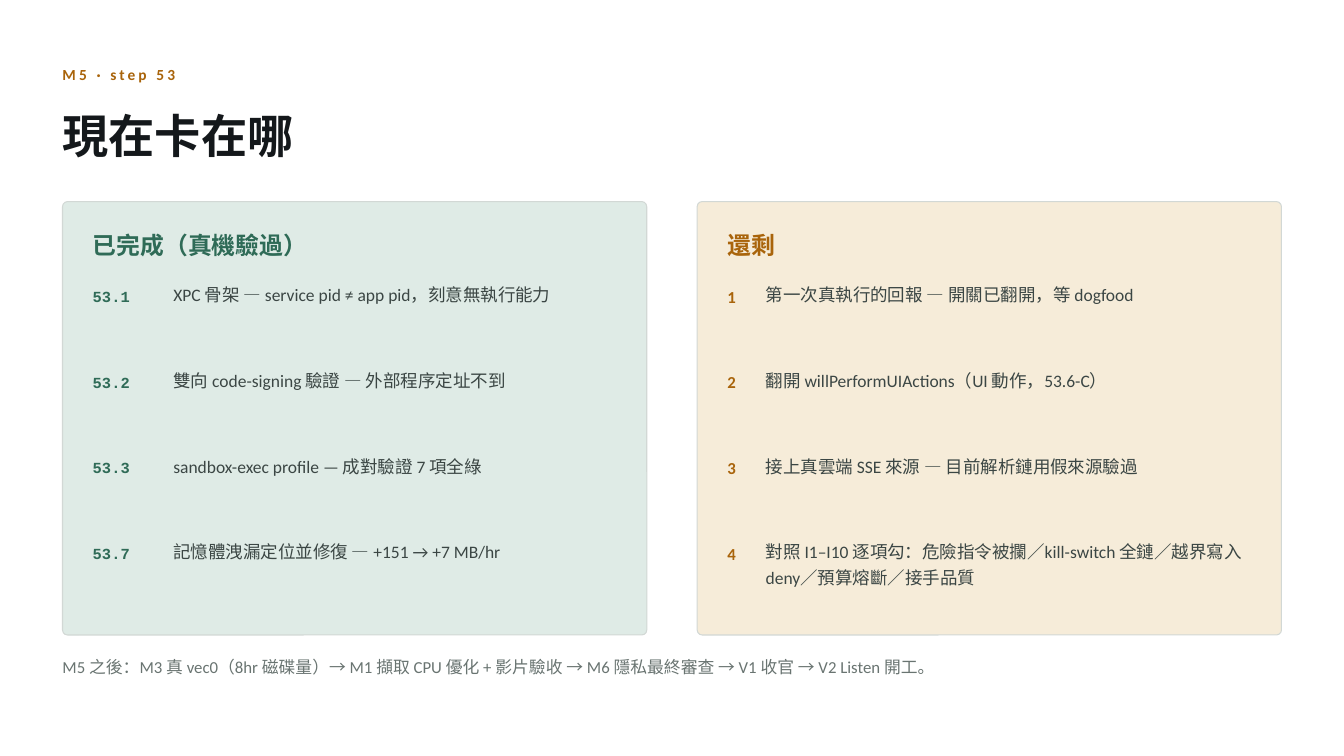
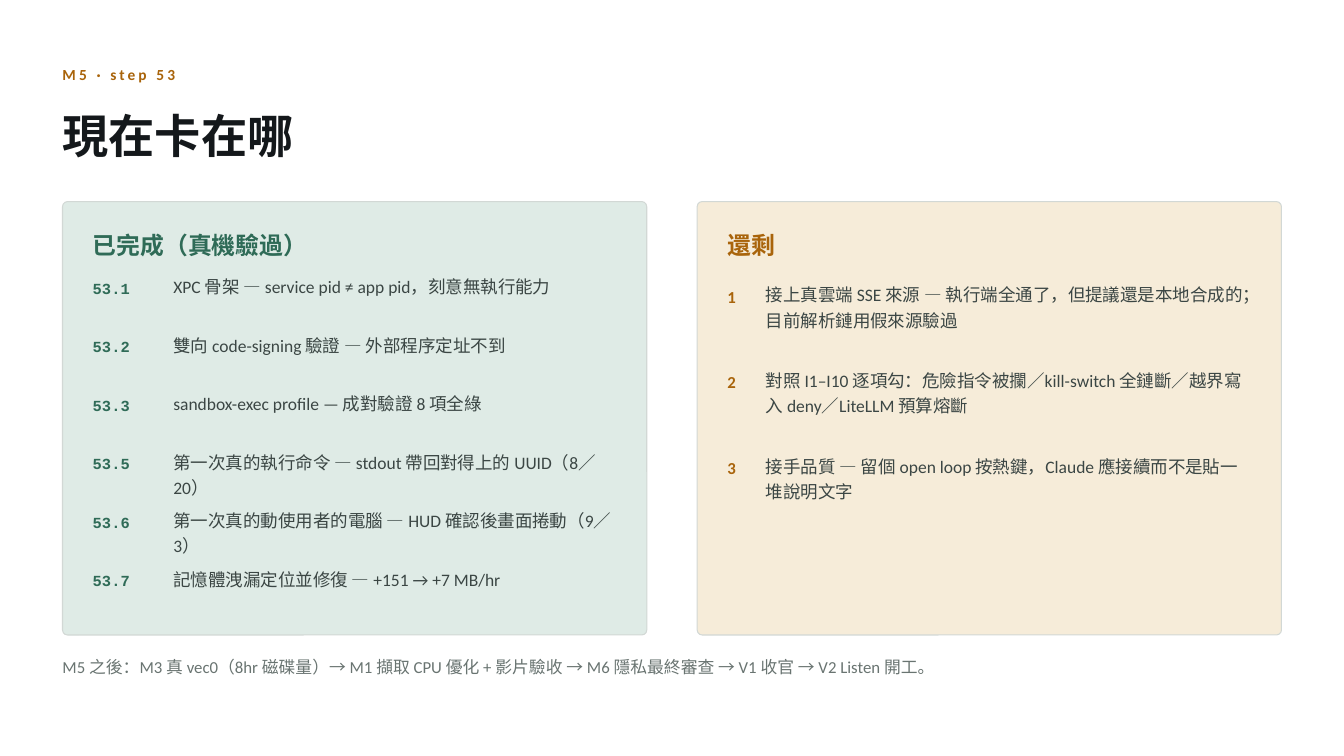
Before and after one commit to pcpcchen-coder/CoPartner, a slide deck: slide 18 of docs/assets/deck/CoPartner-進度全景.pptx. Drawn at 1344x756 pixels with LibreOffice and Linux fonts; fonts in the diff are those of the drawing. Boxes give left, top, right and bottom in pixels: in the first picture for what was removed or moved away, otherwise in the second. Text is boxed around its words. In the diff, an @@ line names an element or a change of style, - is before the commit and + after.

```diff
--- a/docs/assets/deck/CoPartner-進度全景.pptx
+++ b/docs/assets/deck/CoPartner-進度全景.pptx
@@ text "53.1": place and size @@
-text "53.1" at bbox=[93, 291, 130, 302]
+text "53.1" at bbox=[93, 283, 130, 294]
@@ text "XPC 骨架 — service pid ...": place and size @@
-text "XPC 骨架 — service pid ..." at bbox=[173, 286, 550, 304]
+text "XPC 骨架 — service pid ..." at bbox=[173, 278, 550, 296]
@@ text at bbox=[766, 286, 1261, 329]: text changed @@
-接上真雲端 SSE 來源 — 目前解析鏈用假來源驗過
+接上真雲端 SSE 來源 — 執行端全通了，但提議還是本地合成的；目前解析鏈用假來源驗過
@@ text removed at bbox=[766, 286, 1133, 304] @@
-第一次真執行的回報 — 開關已翻開，等 dogfood
@@ text "53.2": place and size @@
-text "53.2" at bbox=[93, 377, 130, 388]
+text "53.2" at bbox=[93, 341, 130, 352]
@@ text "雙向 code-signing 驗證 — 外部程序定址不到": place and size @@
-text "雙向 code-signing 驗證 — 外部程序定址不到" at bbox=[173, 372, 506, 390]
+text "雙向 code-signing 驗證 — 外部程序定址不到" at bbox=[173, 337, 506, 355]
@@ text at bbox=[766, 372, 1241, 415]: text changed @@
-對照 I1–I10 逐項勾：危險指令被攔／kill-switch 全鏈／越界寫入 deny／預算熔斷／接手品質
+對照 I1–I10 逐項勾：危險指令被攔／kill-switch 全鏈斷／越界寫入 deny／LiteLLM 預算熔斷
@@ text removed at bbox=[766, 372, 1108, 389] @@
-翻開 willPerformUIActions（UI 動作，53.6-C）
@@ text "53.3": place and size @@
-text "53.3" at bbox=[93, 462, 130, 473]
+text "53.3" at bbox=[93, 400, 130, 411]
@@ text at bbox=[173, 395, 481, 413]: text changed @@
-sandbox-exec profile — 成對驗證 7 項全綠
+sandbox-exec profile — 成對驗證 8 項全綠
@@ text added at bbox=[93, 458, 130, 469], 11 pt, text #2F6B57, bold @@
+53.5
@@ text added at bbox=[173, 454, 595, 496], 12.5 pt, text #3B4644 @@
+第一次真的執行命令 — stdout 帶回對得上的 UUID（8／20）
@@ text added at bbox=[766, 458, 1238, 500], 12.5 pt, text #3B4644 @@
+接手品質 — 留個 open loop 按熱鍵，Claude 應接續而不是貼一堆說明文字
@@ text added at bbox=[93, 517, 130, 528], 11 pt, text #2F6B57, bold @@
+53.6
@@ text added at bbox=[173, 512, 611, 554], 12.5 pt, text #3B4644 @@
+第一次真的動使用者的電腦 — HUD 確認後畫面捲動（9／3）
@@ text "53.7": place and size @@
-text "53.7" at bbox=[93, 548, 130, 559]
+text "53.7" at bbox=[93, 575, 130, 586]
@@ text "記憶體洩漏定位並修復 — +151 → +7 ...": place and size @@
-text "記憶體洩漏定位並修復 — +151 → +7 ..." at bbox=[173, 543, 500, 560]
+text "記憶體洩漏定位並修復 — +151 → +7 ..." at bbox=[173, 571, 500, 588]
@@ text removed at bbox=[727, 549, 735, 560] @@
-4
```
Also in this commit, not shown: 5 other slides changed, 10 other files.
